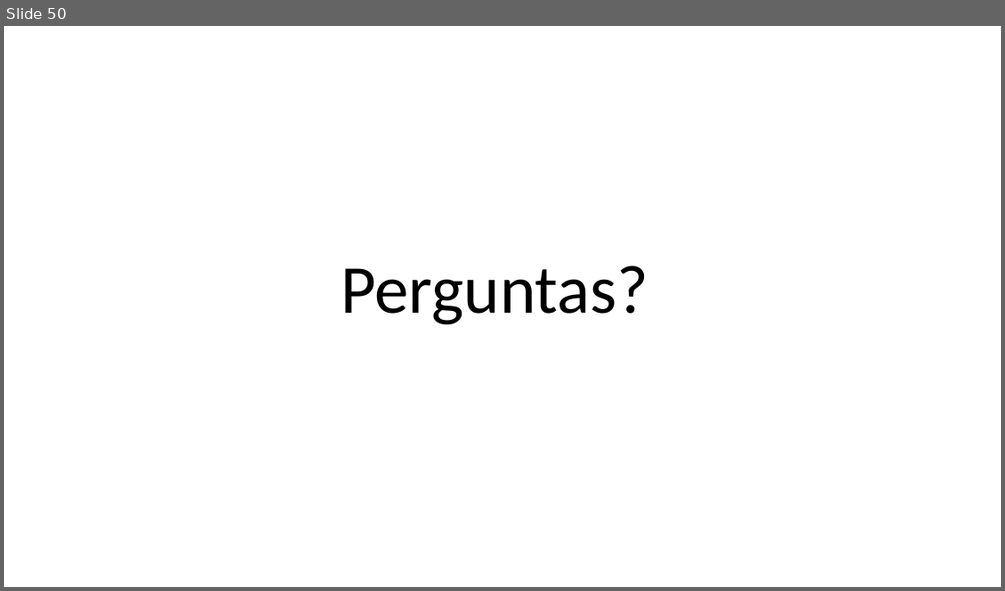
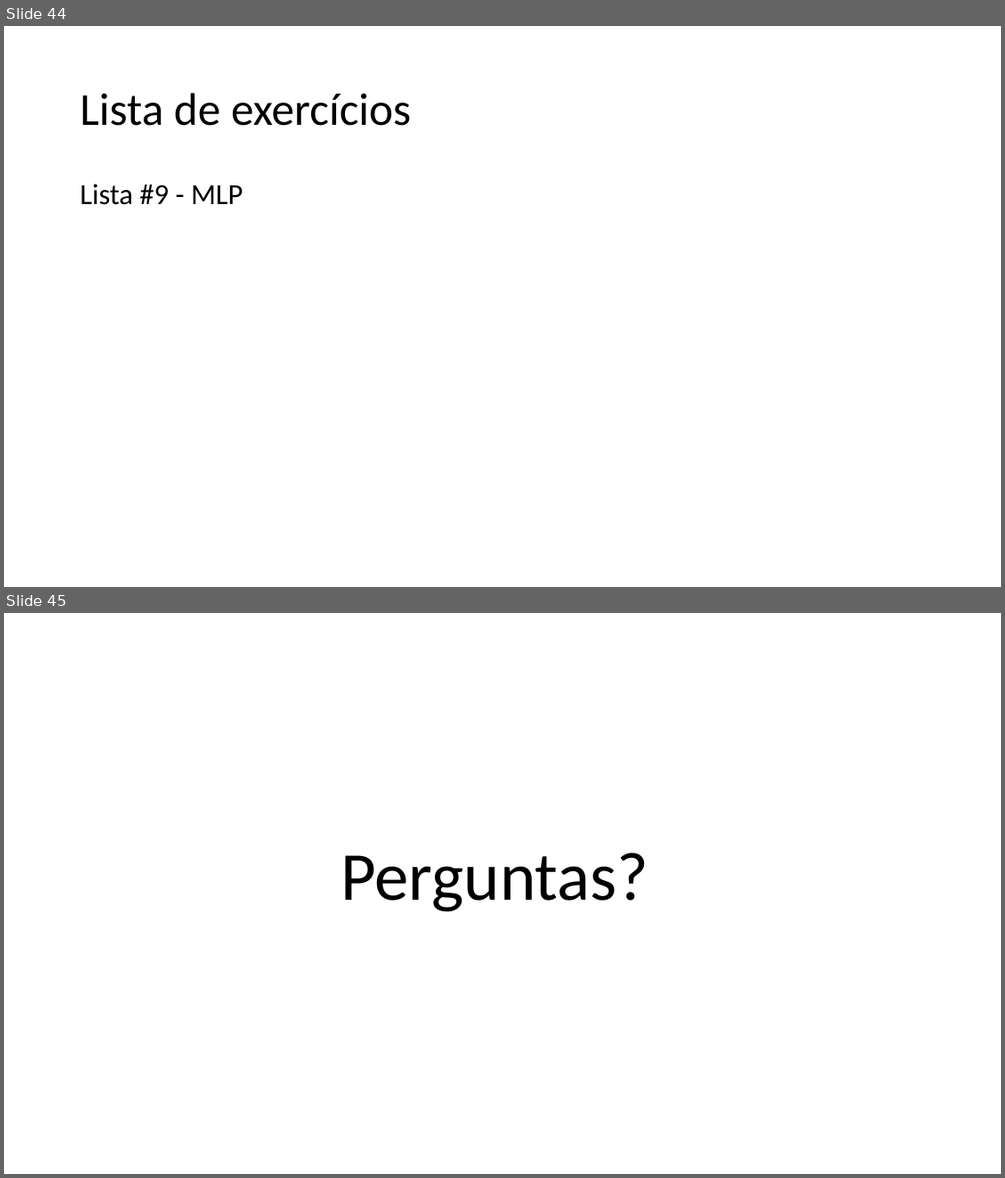
Before and after one commit to zz4fap/c24_inteligencia_artificial, a slide deck: slides/C24_MLP.pptx. Shown one above the other, each under a label of ours: slide 50 before the commit, slides 44 and 45 after it. The pictures are 1005x591 and 1005x1178 pixels, drawn with LibreOffice and Linux fonts; fonts in the diff are those of the drawing. Boxes give left, top, right and bottom in pixels: in the first picture for what was removed or moved away, otherwise in the second. Text is boxed around its words. In the diff, an @@ line names an element or a change of style, - is before the commit and + after.

```diff
--- a/slides/C24_MLP.pptx
+++ b/slides/C24_MLP.pptx
@@ slide 44 added at (x1=4, y1=26, x2=1001, y2=587), background #FFFFFF @@
@@ title added at (x1=80, y1=93, x2=411, y2=126), 44 pt, text #000000 @@
+Lista de exercícios
@@ text added at (x1=80, y1=184, x2=243, y2=205), 28 pt, text #000000 @@
+Lista #9 - MLP
@@ what was slide 50 is now slide 45 @@
```
Also in this commit, not shown: 1 slide changed, 11 other slides added, 4 slides removed.
